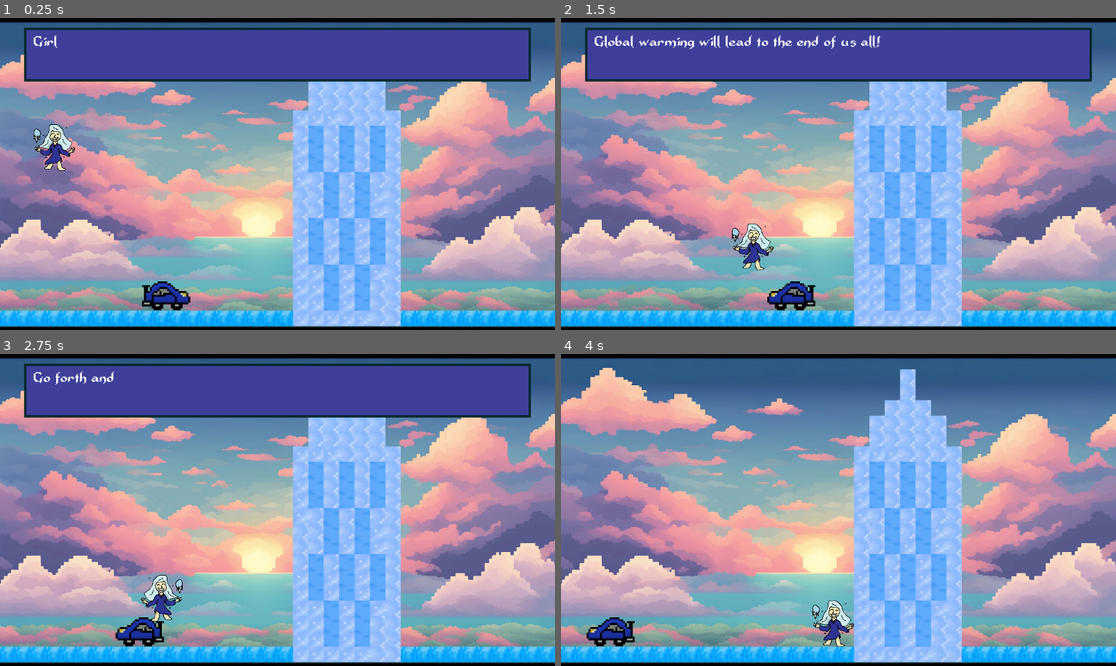
Above: before the commit, frames 1-4 (two rows, left to right).
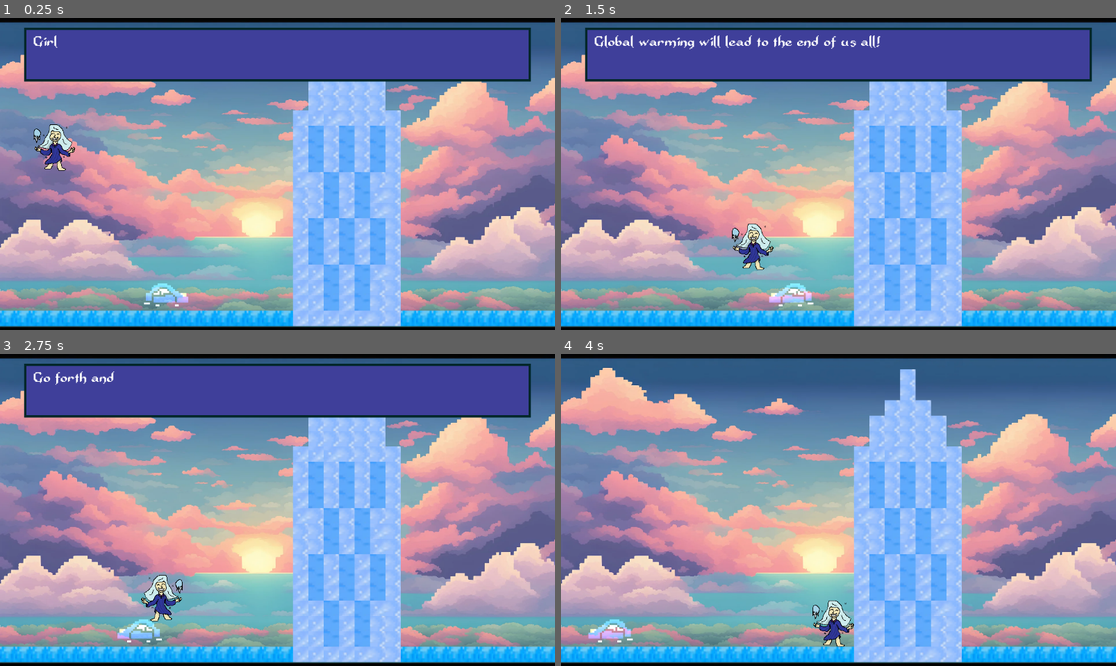
Above: after the commit, the same moments.

Repository: milesmercer04/hackathon-2024
Game: Godot game, scene res://main.tscn
The game is run twice, just before and just after one commit, with the same random seed, the same clock (stepped at 60 frames per second) and the same inputs.
Inputs:
- Up to frame 1 (0.25 s): no input
- Up to frame 2 (1.5 s): tap Enter (ui_accept) at 0.5, 0.6, 0.77, 1.07, 1.35 s; hold Right (ui_right) from 0.53 s (still down)
- Up to frame 3 (2.75 s): tap Enter (ui_accept) at 1.52, 1.82, 2.1 s; release Right (ui_right) at 2.03 s; hold Left (ui_left) from 2.03 s (still down)
- Up to frame 4 (4 s): release Left (ui_left) at 2.78 s; hold Right (ui_right) from 2.78 s (still down); tap Enter (ui_accept) at 2.85, 3.02, 3.32, 3.6, 3.77 s

The runs differ from the first frame. In frame 1, 0.6% of the frame differs, in the area x 25-35%, y 84-94%; in frame 2, 0.6%; in frame 3, 0.6%; in frame 4, 0.6%, in the area x 4-14%, y 84-94%.

Commit message:
Made the textbox easier to go through

Diff:
--- a/global-colding/Sub-scenes/Car/car.tscn
+++ b/global-colding/Sub-scenes/Car/car.tscn
@@ -1,7 +1,10 @@
-[gd_scene load_steps=4 format=3 uid="uid://cailigtoe3ons"]
+[gd_scene load_steps=5 format=3 uid="uid://dypnp24o7l1iw"]
 
 [ext_resource type="Script" path="res://Sub-scenes/Car/car.gd" id="1_jscce"]
 [ext_resource type="Texture2D" uid="uid://uesbn7vxrfl5" path="res://Character Sprites/car.png" id="1_ks3du"]
+
+[sub_resource type="CanvasItemMaterial" id="CanvasItemMaterial_lxopy"]
+blend_mode = 1
 
 [sub_resource type="RectangleShape2D" id="RectangleShape2D_fg564"]
 size = Vector2(81, 46)
@@ -12,6 +15,7 @@
 
 [node name="Sprite2D" type="Sprite2D" parent="."]
 texture_filter = 1
+material = SubResource("CanvasItemMaterial_lxopy")
 scale = Vector2(-4, 4)
 texture = ExtResource("1_ks3du")
 
--- a/global-colding/Sub-scenes/Textbox/textbox.gd
+++ b/global-colding/Sub-scenes/Textbox/textbox.gd
@@ -35,10 +35,14 @@
 			else:
 				hide_textbox()
 		State.READING:
+
 			if Input.is_action_just_pressed("ui_accept"):
 				tween.kill()
-				label.visible_ratio = 1.0
-				change_state(State.FINISHED)
+				if label.visible_ratio == 1.0:
+					change_state(State.READY)
+				else:
+					label.visible_ratio = 1.0
+					change_state(State.FINISHED)
 		State.FINISHED:
 			if Input.is_action_just_pressed("ui_accept"):
 				change_state(State.READY)
--- a/global-colding/main.tscn
+++ b/global-colding/main.tscn
@@ -2493,4 +2493,5 @@
 
 [node name="Car" parent="." instance=ExtResource("5_l7csk")]
 position = Vector2(305, 579)
+
 [node name="Textbox" parent="." instance=ExtResource("6_newmc")]
Not shown: 1 places in global-colding/suburban_bbq.tscn that only renumber resources
